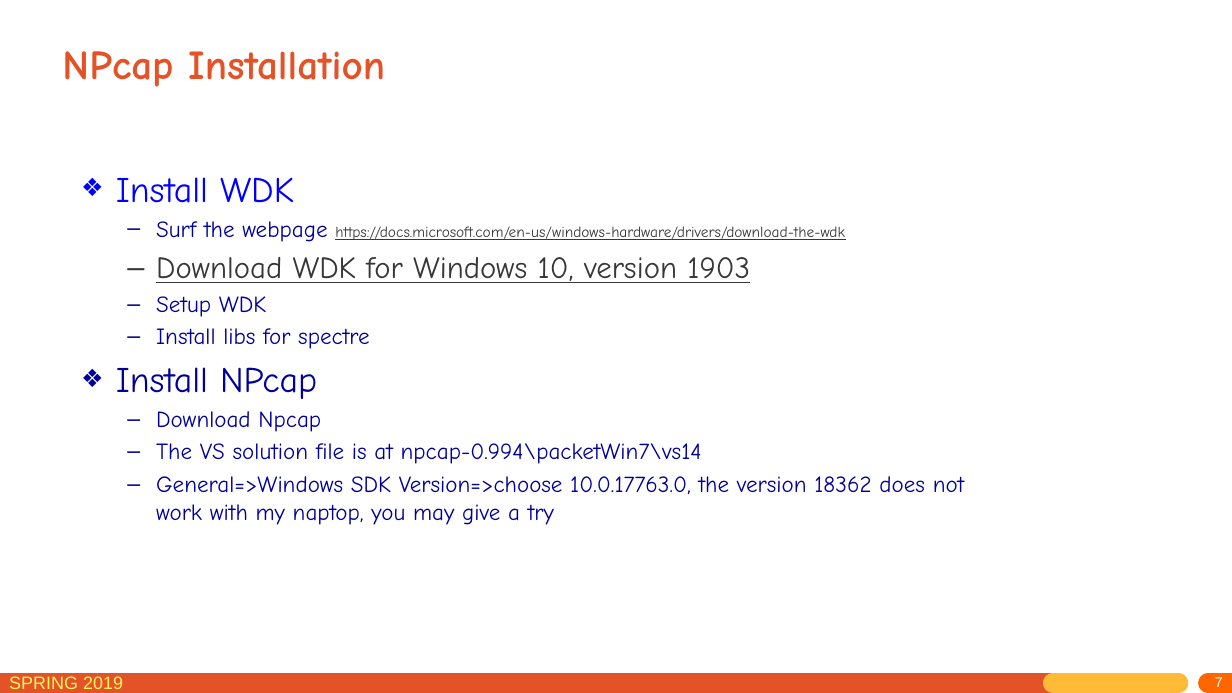
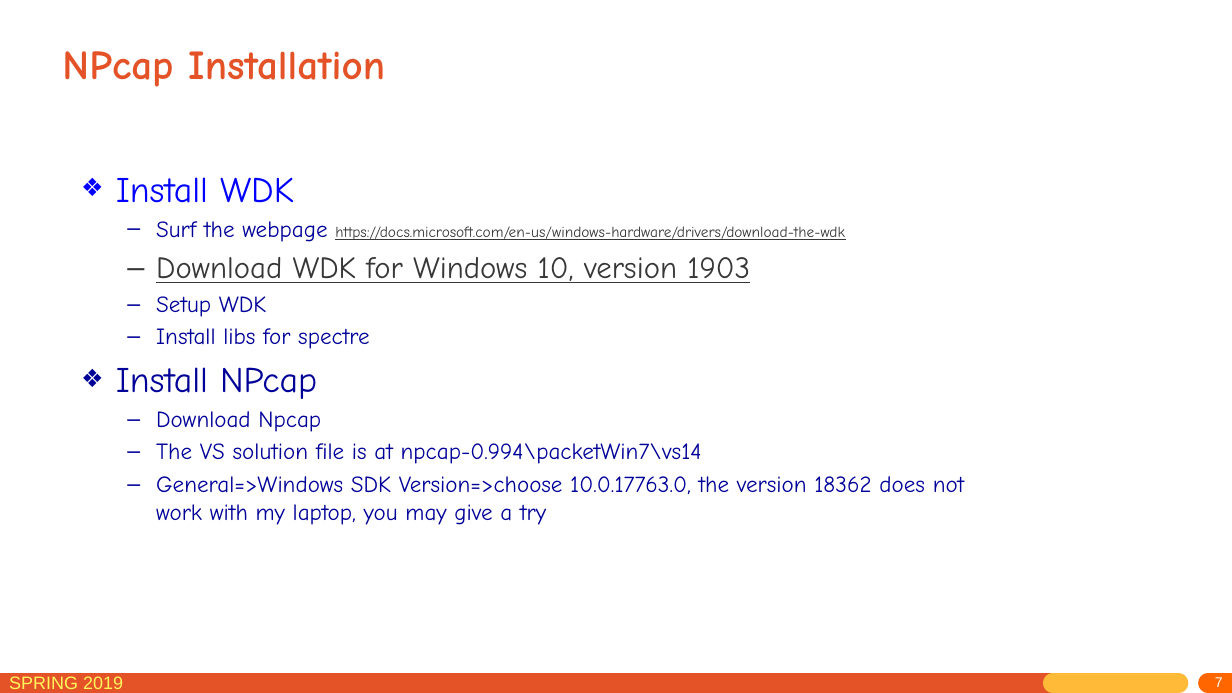
Before and after one commit to jichenghu/PPT_networkDistributed, a slide deck: slide 7 of lab_0.pptx. Drawn at 1232x693 pixels with LibreOffice and Linux fonts; fonts in the diff are those of the drawing. Boxes give left, top, right and bottom in pixels: in the first picture for what was removed or moved away, otherwise in the second. Text is boxed around its words. In the diff, an @@ line names an element or a change of style, - is before the commit and + after.

Commit message:
Update lab_0.pptx
fix a clerical error

```diff
--- a/lab_0.pptx
+++ b/lab_0.pptx
@@ text at (156,476,964,525): text changed @@
-  – General=>Windows SDK Version=>choose 10.0.17763.0, the version 18362 does not work with my naptop, you may give a try
+  – General=>Windows SDK Version=>choose 10.0.17763.0, the version 18362 does not work with my laptop, you may give a try
```
